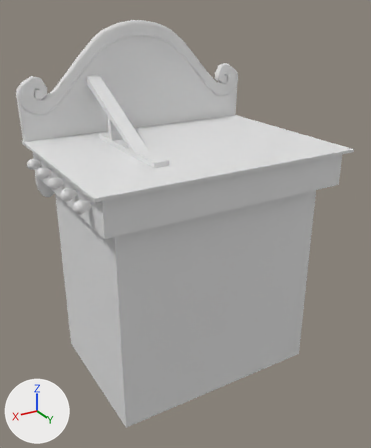
What one commit did to the FBX model Assets/Individual Levels/Matthew/Meshes/TicketBooth.FBX.
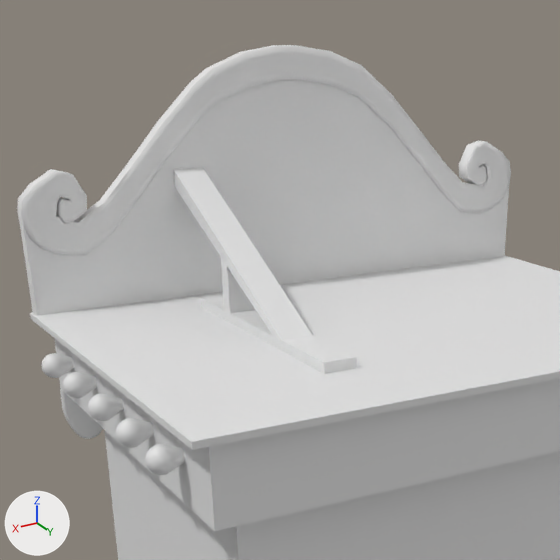
Each version appears first whole from a 50 mm lens placed at (0.912, 1.538, 1.338), pointed at (-0.007, 0.007, 0.572), and next in a close-up on the part from 2% to 70% of the width and 0% to 56% of the height. The lights are fixed; the arrows at lower left show +X, +Y and +Z. Where no turn or scale is listed for an object, it has been applied to the vertices.
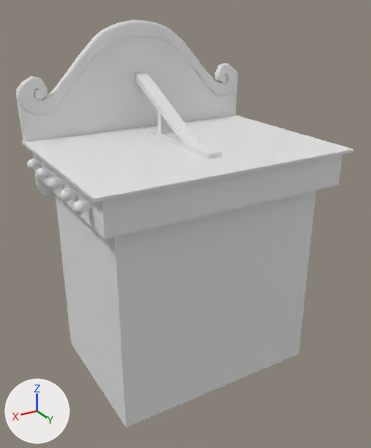
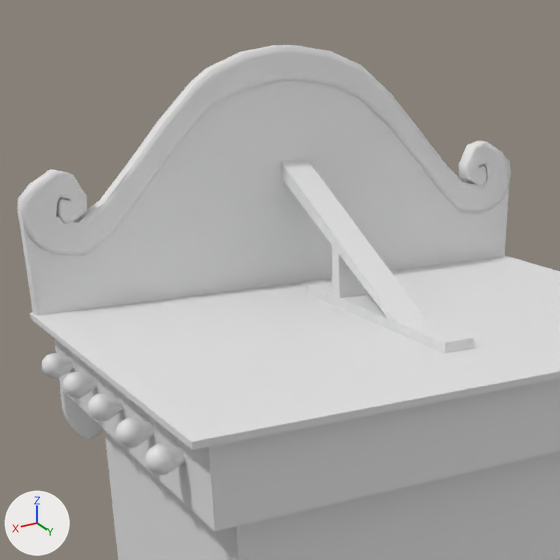
The newer file is also rescaled (x2.54), turned or shifted as a whole; pictures and numbers use the older file's frame.

What differs and where, as boxes (x1, y1, x2, y2) in the close-ups (560 x 560 px; the box of a moved part takes in the faces that stretch with it):
part 1 of me_mesh, moved or reshaped
    before: (173, 167, 357, 374)
    after: (281, 160, 474, 353)

The edits, one by one:
me_mesh has 4443 vertices, 4590 faces and spans x -0.511..0.492, y -0.405..0.354, z 0.0..1.278.
me_mesh is used by ob_box002; location (0.0, 0.0, 0.0).
me_mesh part 1: the loose piece of 36 vertices spanning x 0.167..0.218, y -0.329..0.197, z 0.876..1.092 is moved by (-0.197, 0.0, 0.0).
me_mesh part 2: the surface is now shaded flat.
